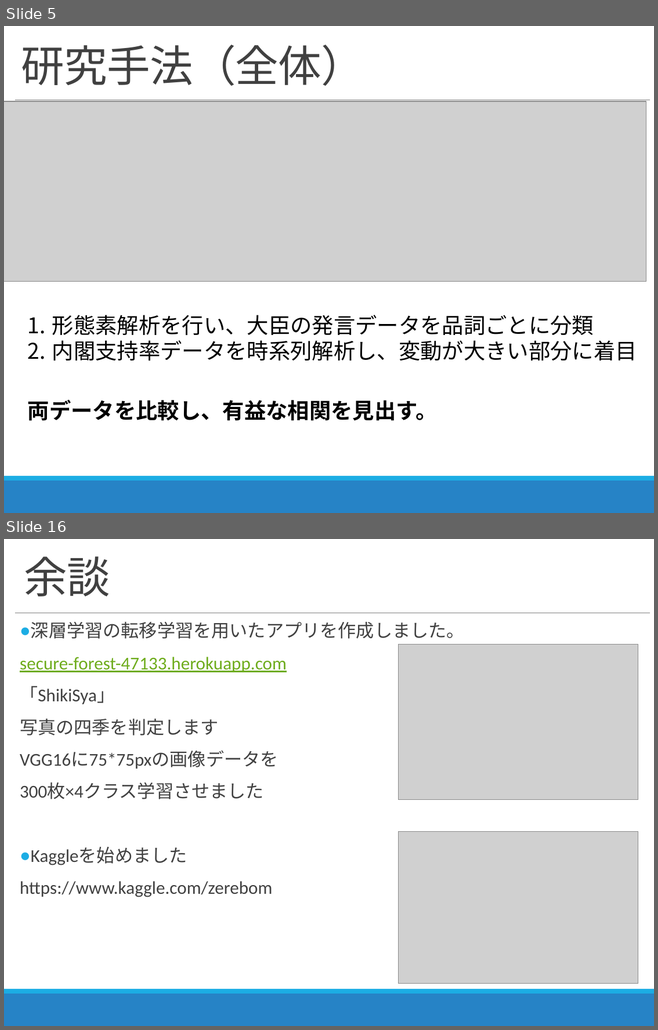
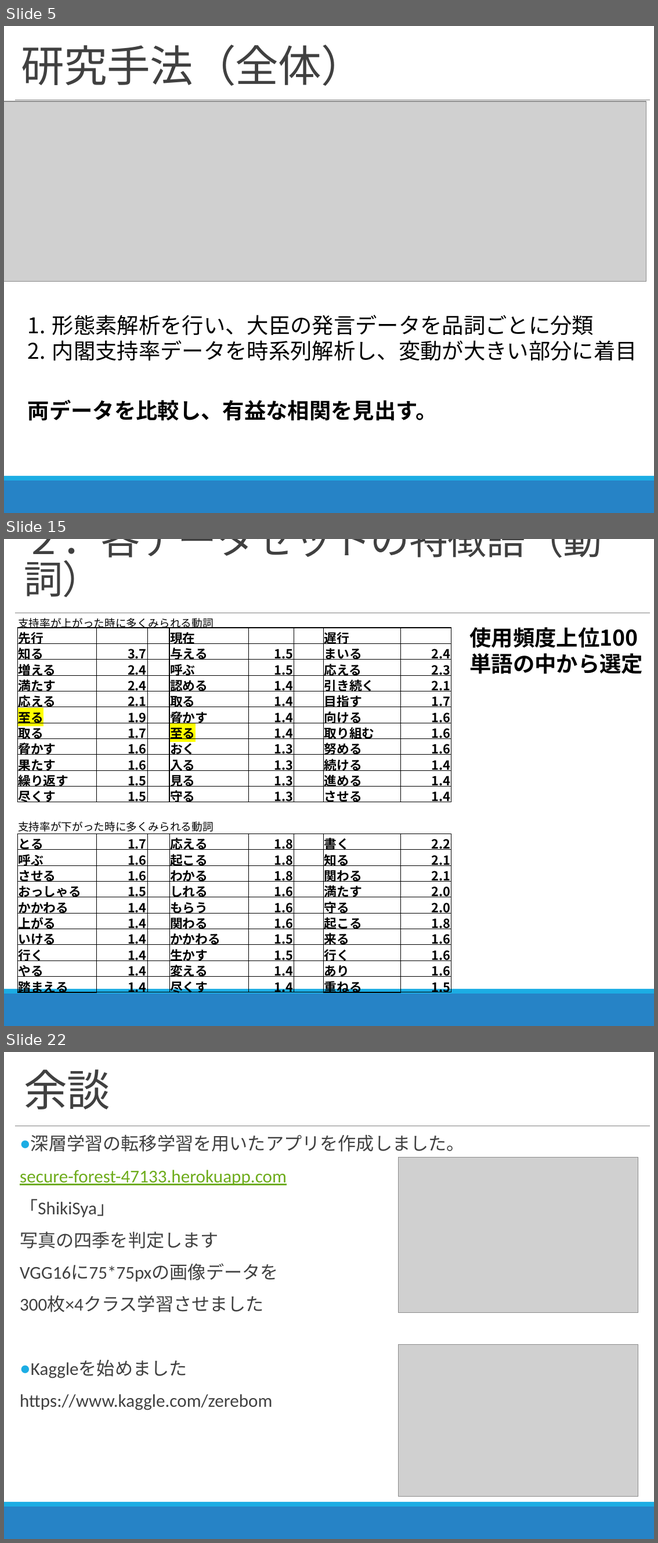
Before and after one commit to zerebom/Time-series-analysis, a slide deck: Excel/2018_09_25進捗報告.pptx. Shown one above the other, each under a label of ours: slides 5 and 16 before the commit, slides 5, 15 and 22 after it; the slides between them are not shown. The pictures are 658x1030 and 658x1543 pixels, drawn with LibreOffice and Linux fonts; fonts in the diff are those of the drawing; grey boxes stand for pictures. Boxes give left, top, right and bottom in pixels: in the first picture for what was removed or moved away, otherwise in the second. Text is boxed around its words. In the diff, an @@ line names an element or a change of style, - is before the commit and + after.

```diff
--- a/Excel/2018_09_25進捗報告.pptx
+++ b/Excel/2018_09_25進捗報告.pptx
@@ slide 15 added at (4, 539, 654, 1026), background #FFFFFF; not listed: 3 template elements that a slide beside it also shows @@
@@ title added at (24, 539, 602, 597), 43.2 pt, text #404040 @@
+２．各データセットの特徴語（動詞）
@@ table added at (18, 614, 452, 998), 24 rows, 8 columns @@
+支持率が上がった時に多くみられる動詞 |  |  |  |  |  |  | 
+先行 |  |  | 現在 |  |  | 遅行 | 
+知る | 3.7 |  | 与える | 1.5 |  | まいる | 2.4
+増える | 2.4 |  | 呼ぶ | 1.5 |  | 応える | 2.3
+満たす | 2.4 |  | 認める | 1.4 |  | 引き続く | 2.1
+応える | 2.1 |  | 取る | 1.4 |  | 目指す | 1.7
+至る | 1.9 |  | 脅かす | 1.4 |  | 向ける | 1.6
+取る | 1.7 |  | 至る | 1.4 |  | 取り組む | 1.6
+脅かす | 1.6 |  | おく | 1.3 |  | 努める | 1.6
+果たす | 1.6 |  | 入る | 1.3 |  | 続ける | 1.4
+繰り返す | 1.5 |  | 見る | 1.3 |  | 進める | 1.4
+尽くす | 1.5 |  | 守る | 1.3 |  | させる | 1.4
+ |  |  |  |  |  |  | 
+支持率が下がった時に多くみられる動詞 |  |  |  |  |  |  | 
+とる | 1.7 |  | 応える | 1.8 |  | 書く | 2.2
+呼ぶ | 1.6 |  | 起こる | 1.8 |  | 知る | 2.1
+させる | 1.6 |  | わかる | 1.8 |  | 関わる | 2.1
+おっしゃる | 1.5 |  | しれる | 1.6 |  | 満たす | 2.0
+かかわる | 1.4 |  | もらう | 1.6 |  | 守る | 2.0
+上がる | 1.4 |  | 関わる | 1.6 |  | 起こる | 1.8
+いける | 1.4 |  | かかわる | 1.5 |  | 来る | 1.6
+行く | 1.4 |  | 生かす | 1.5 |  | 行く | 1.6
+やる | 1.4 |  | 変える | 1.4 |  | あり | 1.6
+踏まえる | 1.4 |  | 尽くす | 1.4 |  | 重ねる | 1.5
@@ text added at (469, 627, 637, 648), 24 pt, text #000000, bold @@
+使用頻度上位100単語の中から選定
@@ what was slide 16 is now slide 22 @@
```
Also in this commit, not shown: 10 slides changed, 6 other slides added, 1 slide removed, 8 other files.
